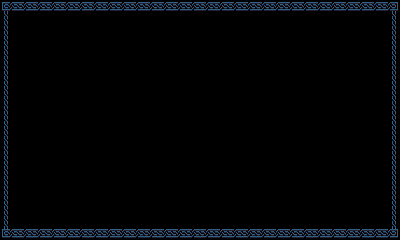
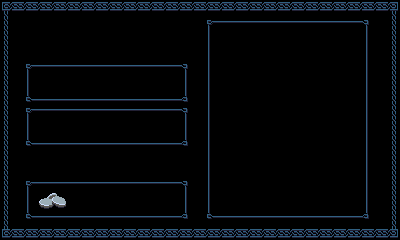
The second 400px x 240px image is a revision of the first. Changes to its layers:
added layer "Layer 3" above "Layer 2 copy 5" over [39, 193, 66, 209]
added layer "Layer 2 copy 5" above "Layer 2 copy" over [52, 196, 66, 205]
added layer "Layer 2 copy" above "Layer 2 copy 4" over [52, 198, 66, 207]
added layer "Layer 2 copy 4" above "Layer 2" over [39, 198, 54, 206]
renamed "Layer 2 copy 2" to "Layer 2", moved it above "Layer 2 copy 2", painted on it over [39, 20, 369, 219]
added layer "Layer 2 copy 2" above "Layer 2 copy 3" over [45, 195, 57, 207]
moved "Layer 2 copy 3" above "Layer 1 copy 5", painted on it over [45, 20, 369, 219]
renamed "Layer 2 copy" to "Layer 1 copy 5", moved it above "Layer 1 copy 4", painted on it over [26, 64, 187, 219]
added layer "Layer 1 copy 4" above "Layer 1 copy" over [27, 65, 188, 219]
renamed "Layer 1 copy 2" to "Layer 1 copy", painted on it over [26, 20, 369, 219]
painted on "Layer 1" over [26, 20, 369, 219]
painted on "Background" over [26, 20, 369, 219]
